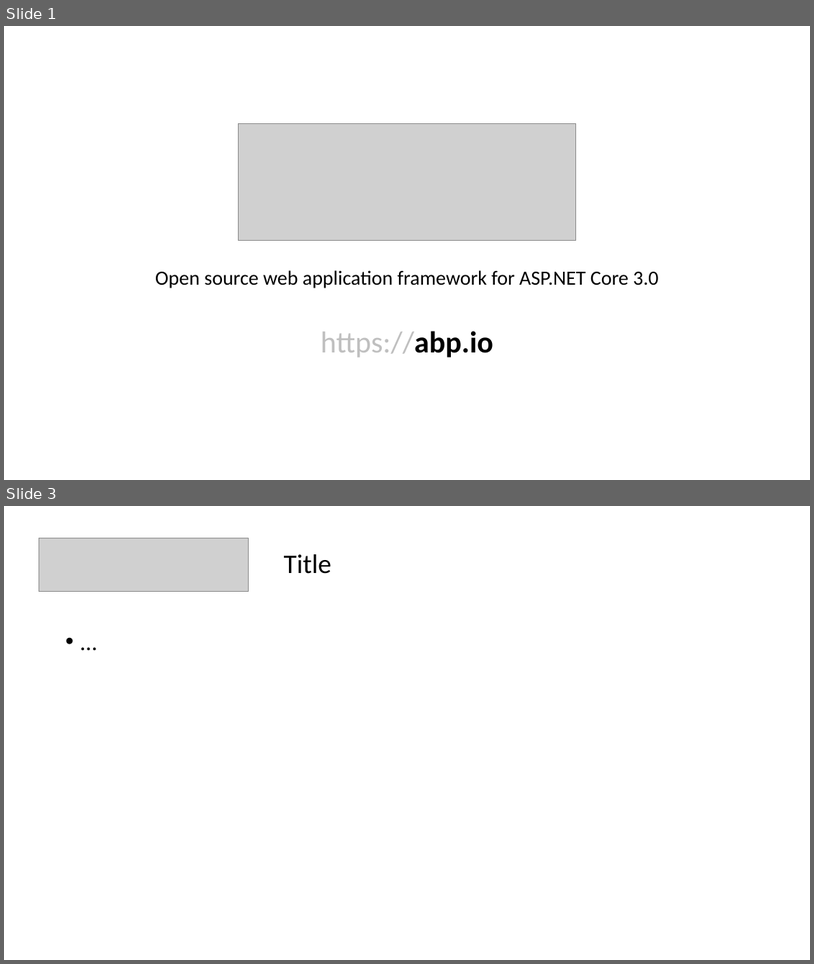
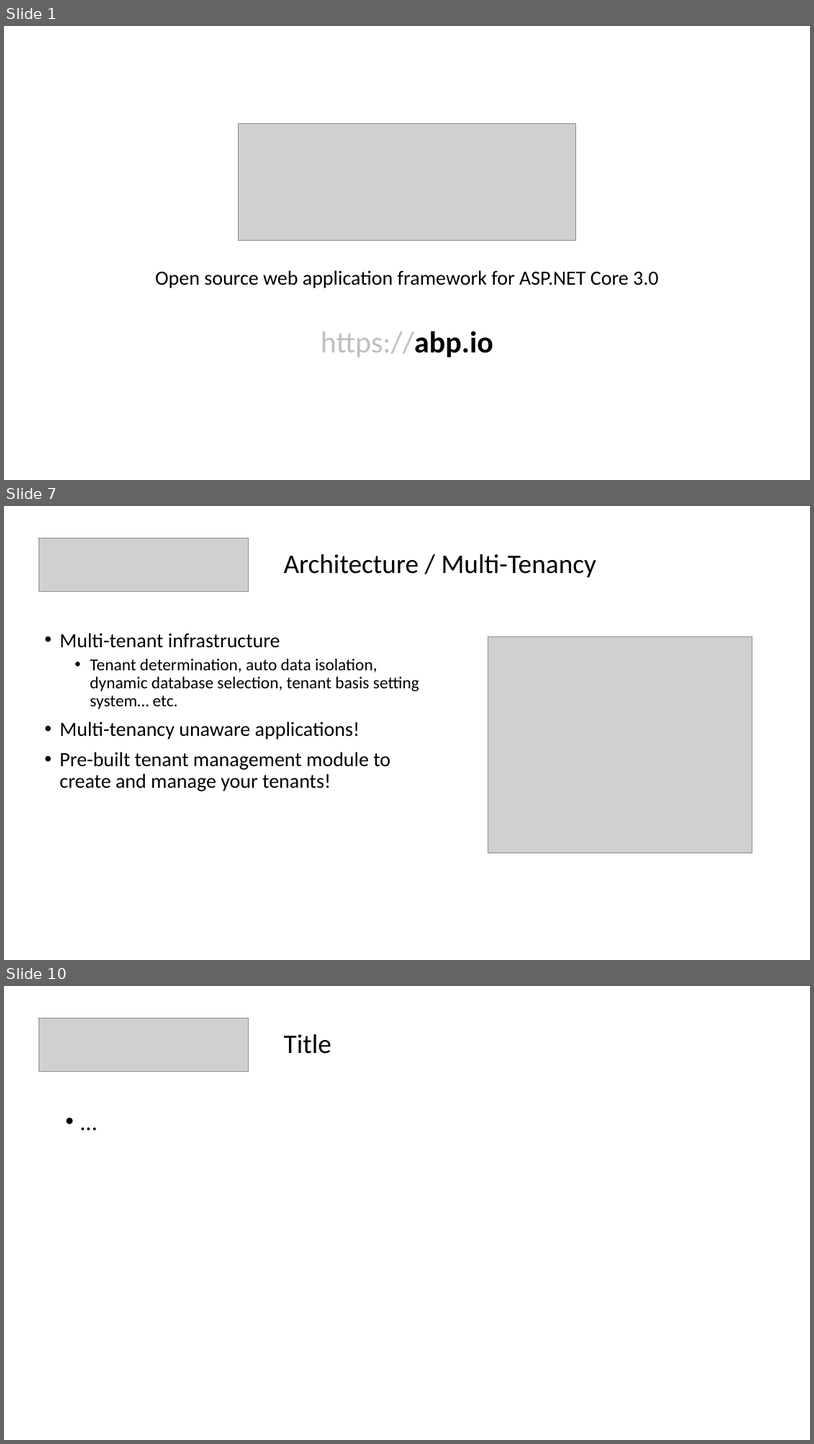
Before and after one commit to hikalkan/presentations, a slide deck: 2019-09-XX ABP Framework/Presentation_ABP.pptx. Shown one above the other, each under a label of ours: slides 1 and 3 before the commit, slides 1, 7 and 10 after it; the slides between them are not shown. The pictures are 814x964 and 814x1444 pixels, drawn with LibreOffice and Linux fonts; fonts in the diff are those of the drawing; grey boxes stand for pictures. Boxes give left, top, right and bottom in pixels: in the first picture for what was removed or moved away, otherwise in the second. Text is boxed around its words. In the diff, an @@ line names an element or a change of style, - is before the commit and + after.

```diff
--- a/2019-09-XX ABP Framework/Presentation_ABP.pptx
+++ b/2019-09-XX ABP Framework/Presentation_ABP.pptx
@@ slide 7 added at (4,506,810,960), background #FFFFFF @@
@@ picture added at (39,538,248,592) @@
@@ title added at (284,554,597,577), 32 pt, text #000000 @@
+Architecture / Multi-Tenancy
@@ text added at (59,633,419,791), 24 pt, text #000000 @@
+• Multi-tenant infrastructure
+  • Tenant determination, auto data isolation, dynamic database selection, tenant basis setting system… etc.
+• Multi-tenancy unaware applications!
+• Pre-built tenant management module to create and manage your tenants!
@@ picture added at (488,636,753,852) @@
@@ what was slide 3 is now slide 10 @@
```
Also in this commit, not shown: 8 other slides added, 1 slide removed.
